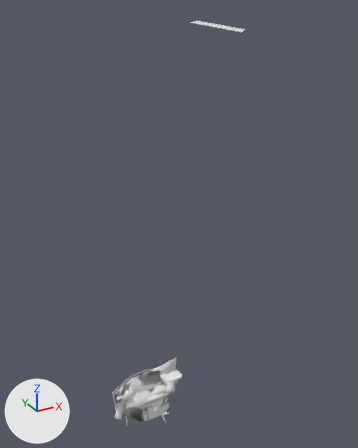
The Blender file Aria_Example/Aria_Hiro_Child_OOTO.blend, before and after one commit.
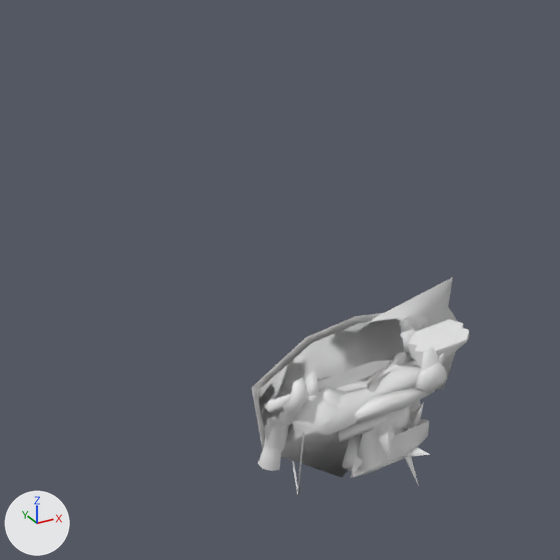
The first picture shows the older version from a 50 mm camera at (-5.56, -14.56, 14.56) aimed at (2.22, -0.4, 7.48). The close-ups show both versions on the part from 9% to 59% of the width and 60% to 100% of the height of that picture; other places that the commit changed are outside them. Lighting does not change. The marker at lower left points along +X, +Y and +Z. Materials are left out; every surface is plain grey.

The first close-up shows 'Blade.1', 'Bottle.Hand.L', 'FPS.Forearm.R', 'Fist.L', 'Fist.R', 'Hilt.1', 'Ocarina.2', 'Shield.1', 'Shield.2', 'Slingshot.String', 'riggedmesh'.
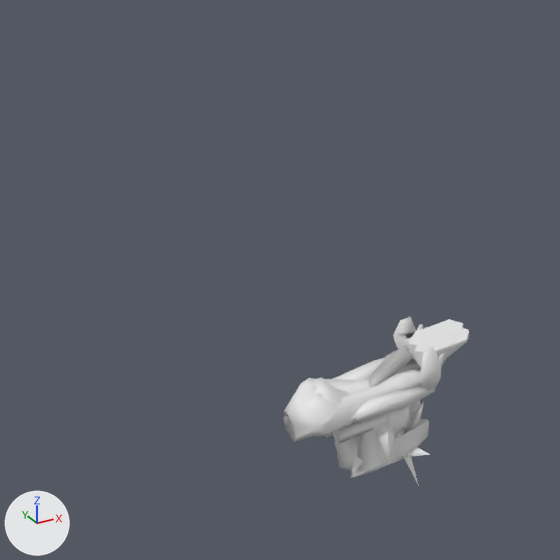
The edits, one by one:
me_me_06019970_003 has 21 vertices, 38 faces and spans x 0.996..1.902, y -0.142..0.343, z -0.203..0.405.
me_me_06019970_003 is used by ob_ocarina_2; location (0.0, 0.0, 0.0).
me_me_06019970_003 part 1: the whole mesh is multiplied about its middle by the matrix ((0.99, 0.086, -0.11), (-0.124, 0.909, -0.398), (0.065, 0.408, 0.911)), then moved by (0.054, -0.031, 0.072).
Object 'Fist.L' (ob_fist_l) is now hidden.
Object 'Fist.R' (ob_fist_r) is now hidden.
Object 'FPS.Forearm.R' (ob_fps_forearm_r) is now hidden.
Object 'Bottle.Hand.L' (ob_bottle_hand_l) is now hidden.
Object 'Blade.1' (ob_blade_1) is deleted.
Object 'Slingshot.String' (ob_slingshot_string) is now hidden.
Object 'Hilt.1' (ob_hilt_1) is deleted.
Object 'Shield.2' (ob_shield_2) is deleted.
Object 'Shield.1' (ob_shield_1) is deleted.

Changed parts and their boxes [x1, y1, x2, y2] in the close-ups (560 x 560 px):
'Shield.2', deleted
    before: [251, 313, 404, 477]
'Shield.1', deleted
    before: [369, 277, 458, 390]
'FPS.Forearm.R', hidden
    before: [258, 411, 292, 471]
'Ocarina.2', reshaped
    before: [367, 351, 412, 392]
    after: [369, 346, 413, 387]
'Blade.1', deleted
    before: [318, 360, 392, 390]
'Fist.L', hidden
    before: [415, 363, 448, 394]
'Bottle.Hand.L', hidden
    before: [282, 378, 308, 422]
'Hilt.1', deleted
    before: [264, 370, 320, 413]
'Fist.R', hidden
    before: [400, 328, 416, 353]
'Slingshot.String', hidden
    before: [292, 433, 304, 495]
